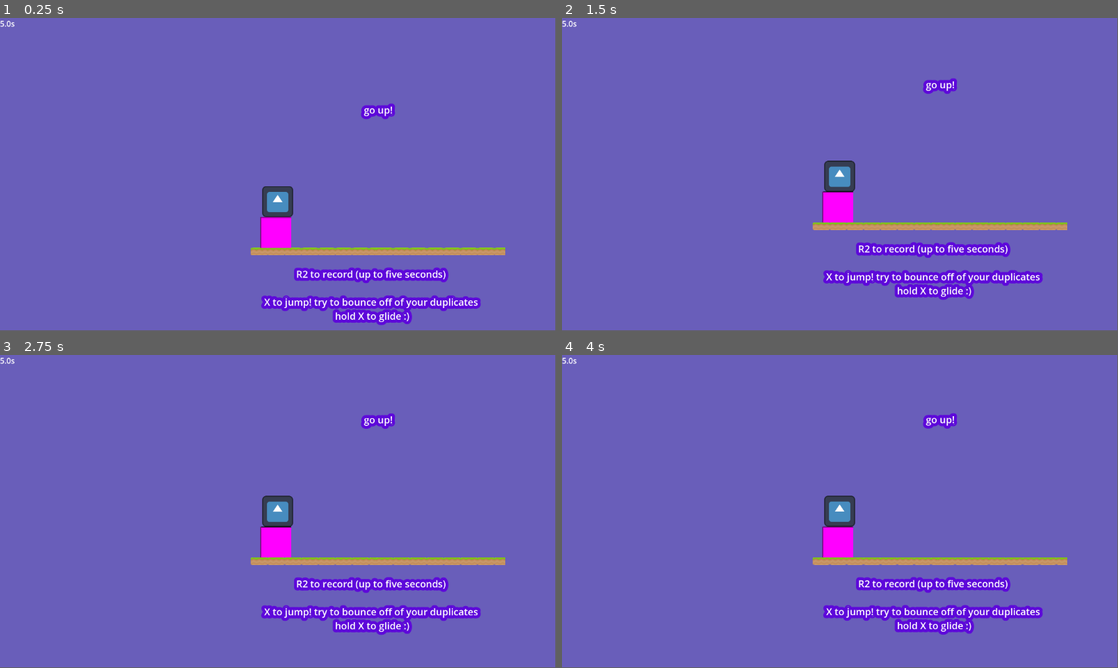
Above: before the commit, frames 1-4 (two rows, left to right).
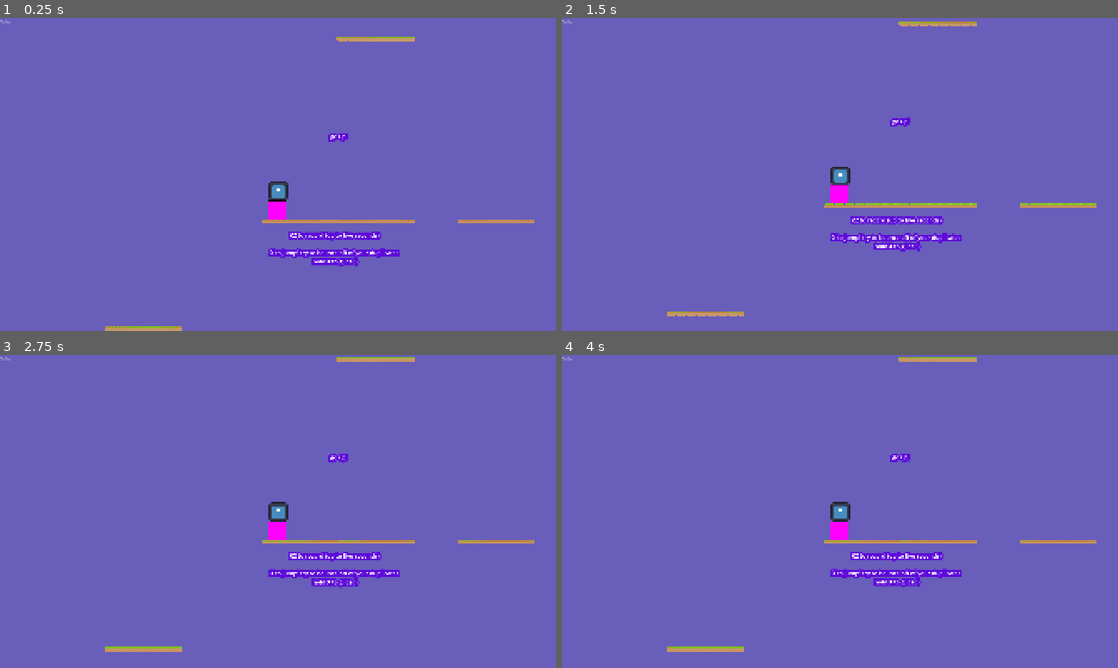
Above: after the commit, the same moments.

Repository: connor-lepre/cheapumbrella
Game: Godot game, scene res://Sandbox.tscn
The game is run twice, just before and just after one commit, with the same random seed, the same clock (stepped at 60 frames per second) and the same inputs. The engine's default icon, where the game draws it, is replaced by a stand-in: a white triangle on a blue panel in a dark square.
Inputs:
- Up to frame 1 (0.25 s): no input
- Up to frame 2 (1.5 s): no input
- Up to frame 3 (2.75 s): no input
- Up to frame 4 (4 s): tap Enter at 3.5 s
In our replay, the window is 799x449 before the commit and 800x450 after it. These sizes can differ from the game's own. Grey fills any space a smaller window leaves; there, only what the larger window draws over its background counts as a difference.

The runs differ from the first frame. In frame 1, 7.3% of the frame differs, in the area x 0-97%, y 0-100%; in frame 2, 7.4%, in the area x 0-97%, y 0-96%; in frame 3, 7.2%; in frame 4, 7.2%.

Commit message:
web export works

Diff:
--- a/cheap_umbrella/Sandbox.tscn
+++ b/cheap_umbrella/Sandbox.tscn
@@ -49,6 +49,7 @@
 horizontal_alignment = 1
 
 [node name="Label" type="Label" parent="Label"]
+layout_mode = 0
 offset_left = 25.0
 offset_top = -681.0
 offset_right = 922.0
--- a/cheap_umbrella/project.godot
+++ b/cheap_umbrella/project.godot
@@ -14,6 +14,13 @@
 run/main_scene="uid://1i67iv3g6apn"
 config/features=PackedStringArray("4.4", "Forward Plus")
 config/icon="res://icon.svg"
+
+[display]
+
+window/size/viewport_width=1920
+window/size/viewport_height=1080
+window/size/initial_position_type=4
+window/stretch/mode="canvas_items"
 
 [input]
 
--- a/cheap_umbrella/scripts/sandbox.gd
+++ b/cheap_umbrella/scripts/sandbox.gd
@@ -4,7 +4,7 @@
 @onready var ghost_platforms = $GhostPlatforms
 
 func _ready():
-	var player_scene = preload("res://Scenes/Player.tscn")
+	var player_scene = preload("res://Scenes/player.tscn")
 	var player = player_scene.instantiate()
 	player.global_position = spawn_point.global_position
 
Not shown, added: cheap_umbrella/export_presets.cfg
